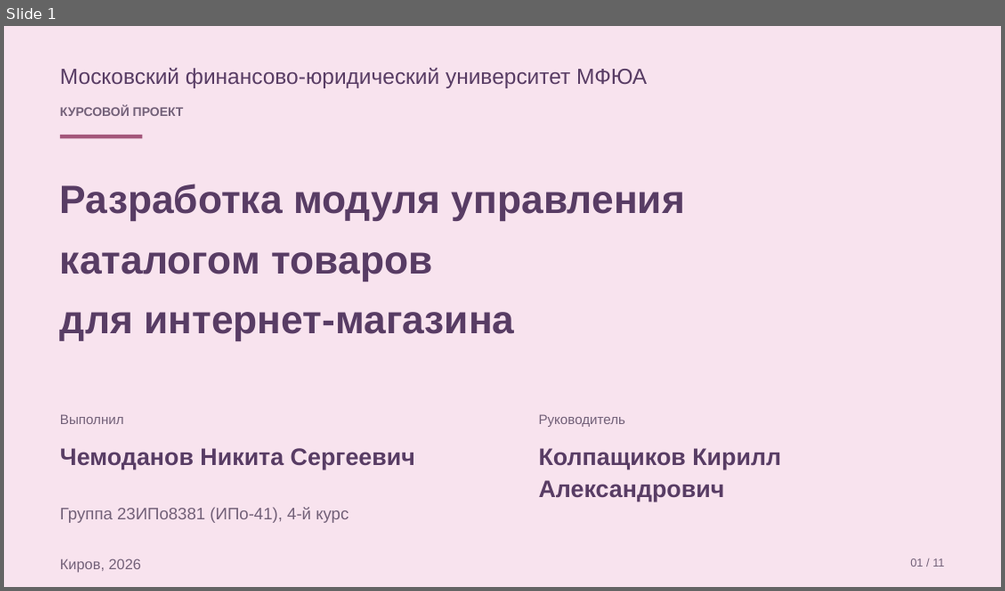
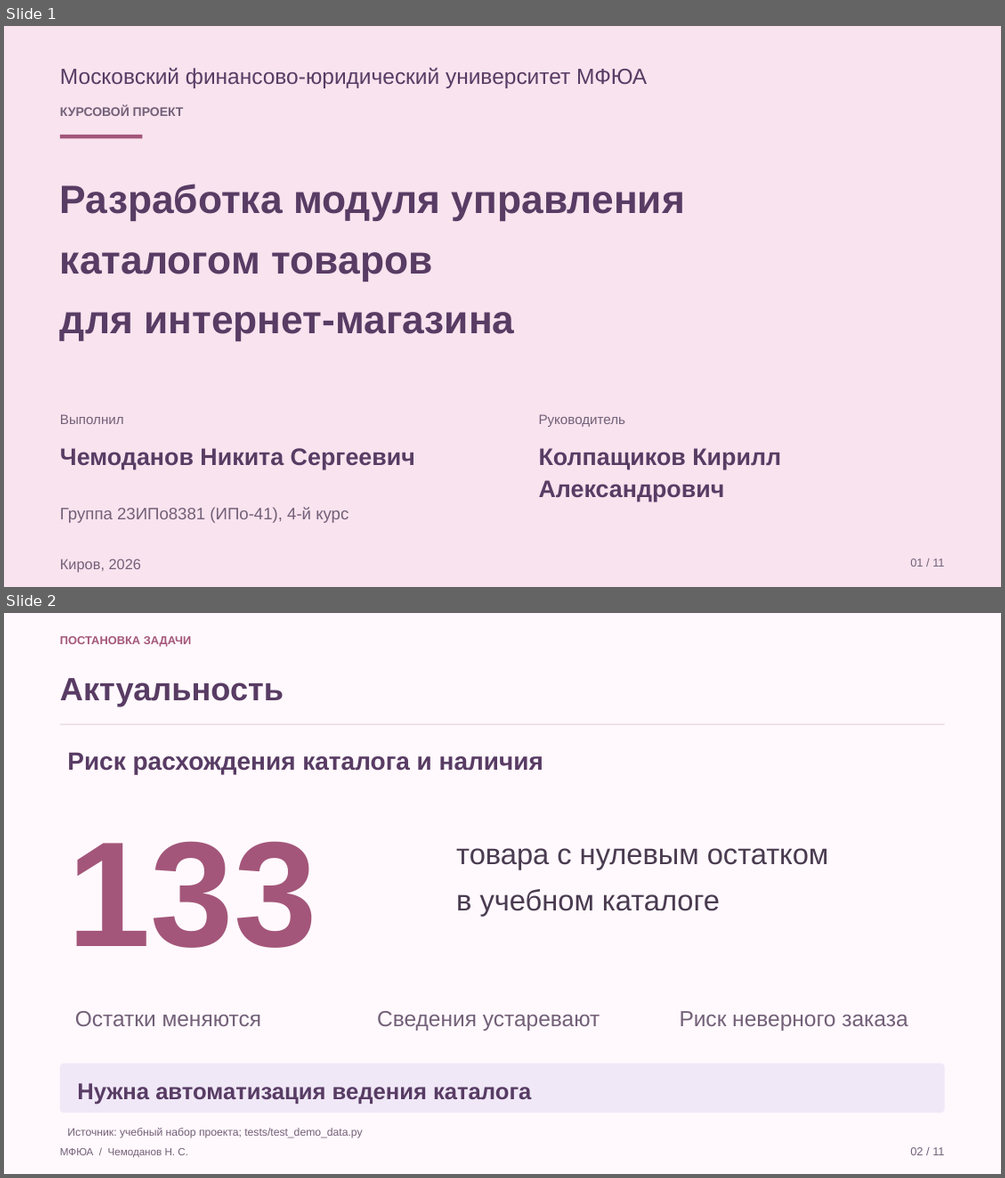
Before and after one commit to Koryza/kyyyyyrsach, a slide deck: docs/defense/catalog_defense.pptx. Shown one above the other, each under a label of ours: slide 1 before the commit, slides 1 and 2 after it. The pictures are 1005x591 and 1005x1178 pixels, drawn with LibreOffice and Linux fonts; fonts in the diff are those of the drawing. Boxes give left, top, right and bottom in pixels: in the first picture for what was removed or moved away, otherwise in the second. Text is boxed around its words. In the diff, an @@ line names an element or a change of style, - is before the commit and + after.

```diff
--- a/docs/defense/catalog_defense.pptx
+++ b/docs/defense/catalog_defense.pptx
@@ slide 2 added at bbox=[4, 613, 1001, 1174], background #FFF8FC @@
@@ text added at bbox=[60, 636, 192, 647], 11 pt, text #A3567A, bold @@
+ПОСТАНОВКА ЗАДАЧИ
@@ text added at bbox=[60, 678, 283, 706], 31 pt, text #583C64, bold @@
+Актуальность
@@ rectangle added at bbox=[60, 723, 945, 725], fill #EADDE9 @@
@@ text added at bbox=[67, 752, 543, 774], 24 pt, text #583C64, bold @@
+Риск расхождения каталога и наличия
@@ text added at bbox=[67, 841, 316, 948], 144 pt, text #A3567A, bold @@
+133
@@ text added at bbox=[456, 848, 829, 916], 28 pt, text #493B50 @@
+товара с нулевым остатком
+в учебном каталоге
@@ text added at bbox=[75, 1011, 262, 1026], 21 pt, text #726078 @@
+Остатки меняются
@@ text added at bbox=[377, 1011, 600, 1030], 21 pt, text #726078 @@
+Сведения устаревают
@@ text added at bbox=[680, 1011, 907, 1030], 21 pt, text #726078 @@
+Риск неверного заказа
@@ rounded rectangle added at bbox=[60, 1063, 945, 1112], fill #F0E8F7 @@
@@ text added at bbox=[77, 1083, 531, 1104], 22 pt, text #583C64, bold @@
+Нужна автоматизация ведения каталога
@@ text added at bbox=[67, 1127, 362, 1138], 10.5 pt, text #726078 @@
+Источник: учебный набор проекта; tests/test_demo_data.py
@@ text added at bbox=[60, 1148, 188, 1158], 10 pt, text #726078 @@
+МФЮА / Чемоданов Н. С.
@@ text added at bbox=[910, 1147, 944, 1155], 11 pt, text #726078 @@
+02 / 11
```
Also in this commit, not shown: 1 slide removed, 12 other files.
